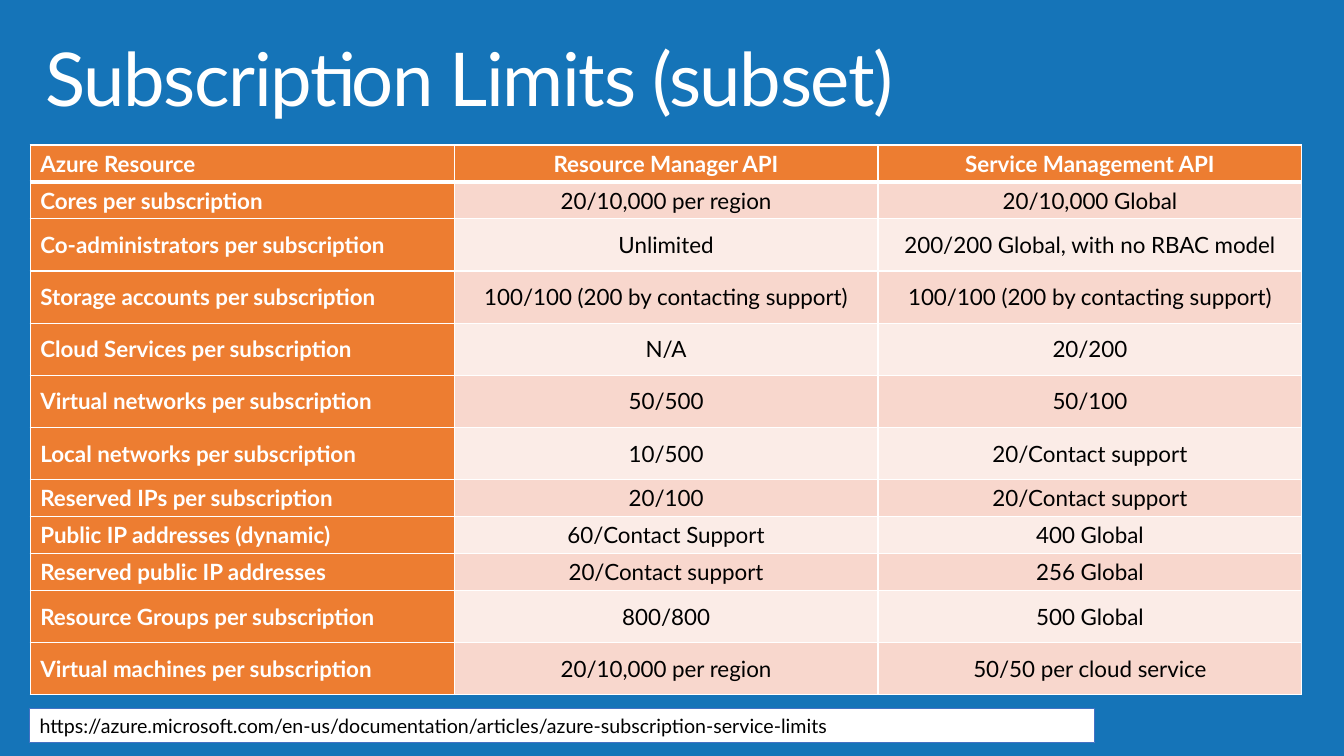
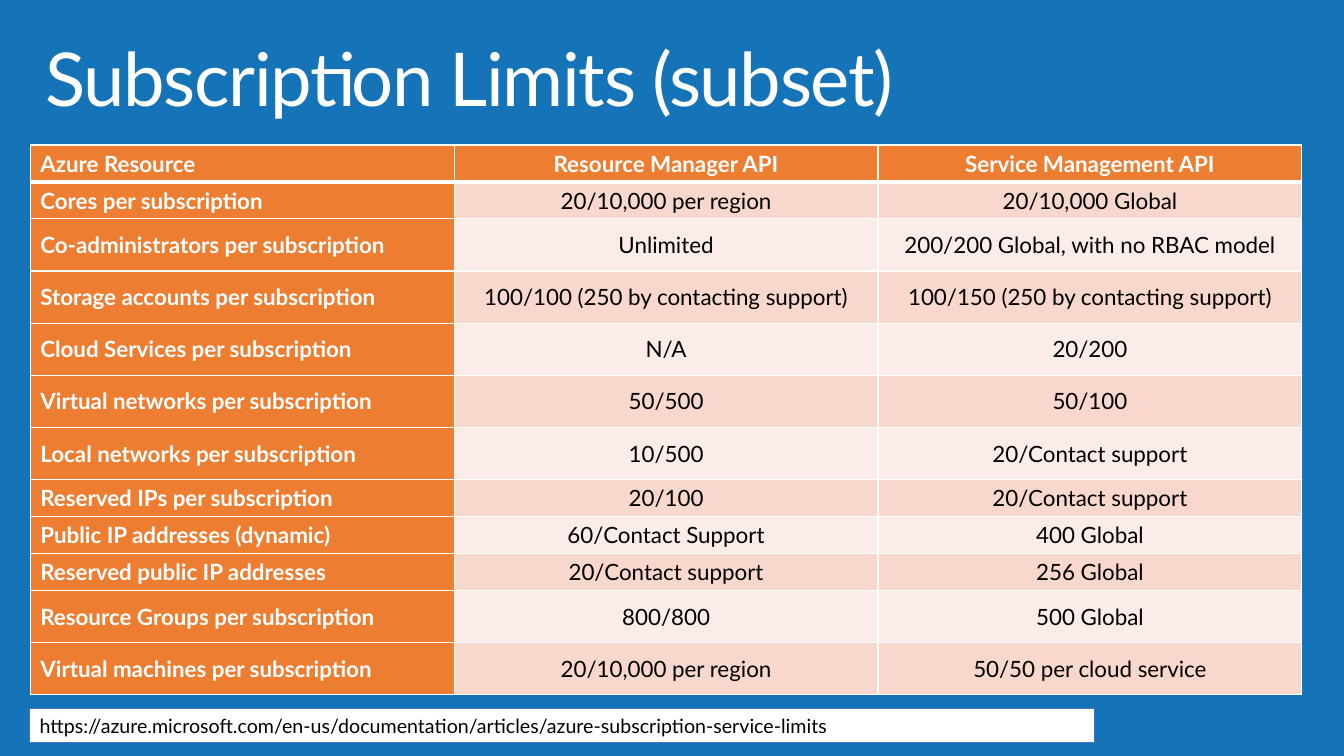
Before and after one commit to AzureCAT-GSI/Designing-and-Managing-Azure-Subscriptions, a slide deck: slide 7 of Designing and Managing Azure Subscriptions.pptx. Drawn at 1344x756 pixels with LibreOffice and Linux fonts; fonts in the diff are those of the drawing; background and template pictures are left out. Boxes give left, top, right and bottom in pixels: in the first picture for what was removed or moved away, otherwise in the second. Text is boxed around its words. In the diff, an @@ line names an element or a change of style, - is before the commit and + after.

Commit message:
#8 Updated subscription limits to fix storage account hard limits
#8 Updated subscription limits to fix storage account hard limits

```diff
--- a/Designing and Managing Azure Subscriptions.pptx
+++ b/Designing and Managing Azure Subscriptions.pptx
@@ table at [30, 145, 1304, 695] @@
-row 4, column 2: 100/100 (200 by contacting support)
+row 4, column 2: 100/100 (250 by contacting support)
-row 4, column 3: 100/100 (200 by contacting support)
+row 4, column 3: 100/150 (250 by contacting support)
```
